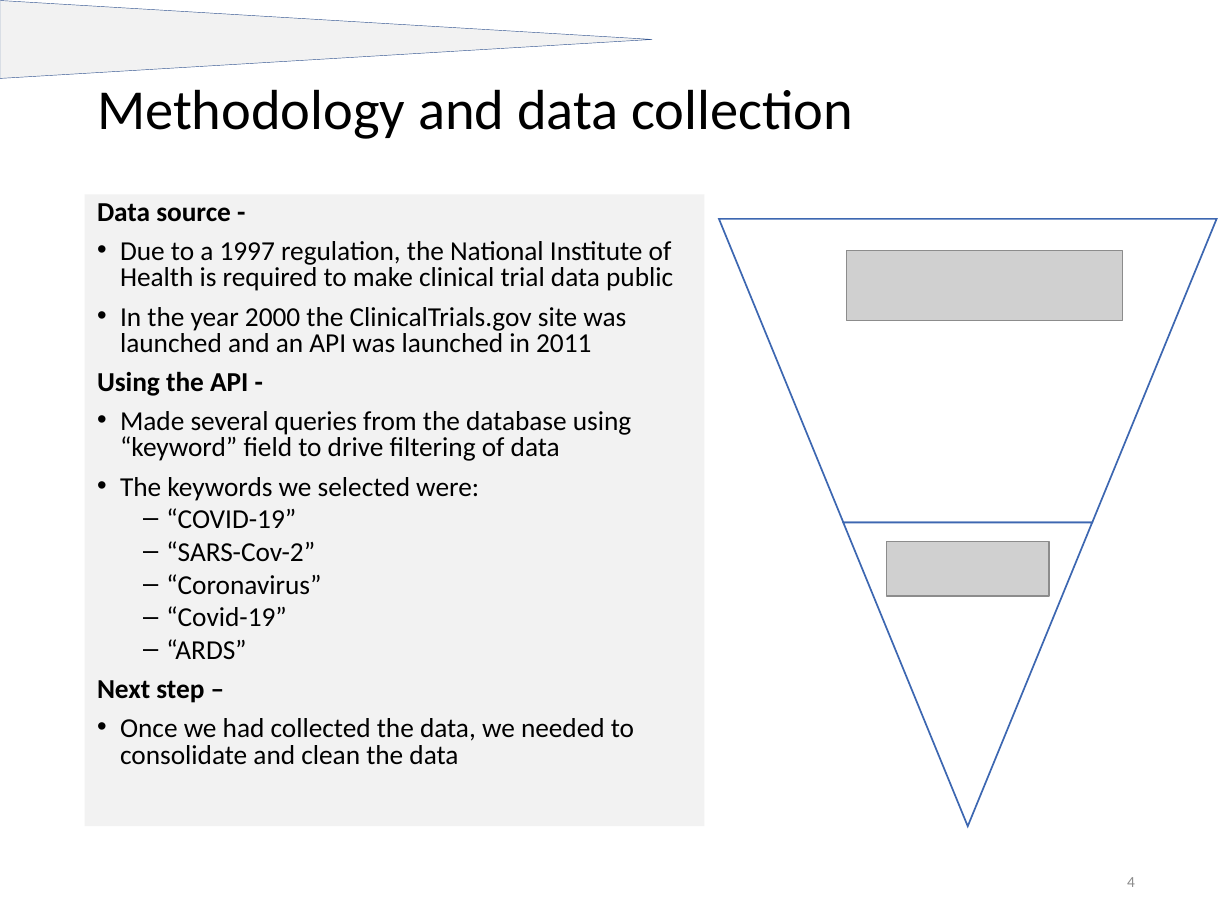
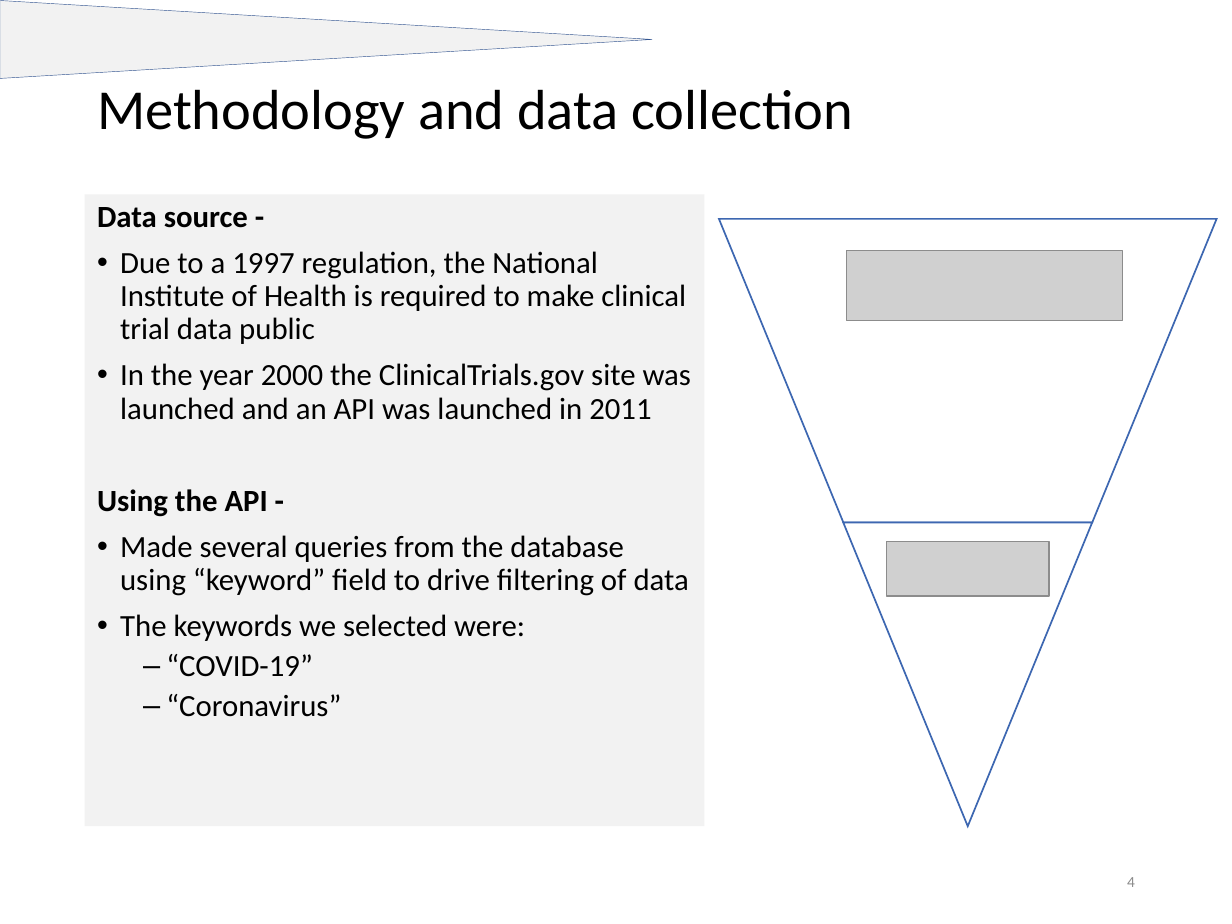
Before and after one commit to nick-nasse/pyd-pyper, a slide deck: slide 4 of 200729 Clinical Trials Analysis_v2.pptx. Drawn at 1232x924 pixels with LibreOffice and Linux fonts; fonts in the diff are those of the drawing; grey boxes stand for pictures. Boxes give left, top, right and bottom in pixels: in the first picture for what was removed or moved away, otherwise in the second. Text is boxed around its words. In the diff, an @@ line names an element or a change of style, - is before the commit and + after.

```diff
--- a/200729 Clinical Trials Analysis_v2.pptx
+++ b/200729 Clinical Trials Analysis_v2.pptx
@@ text "Data source -" at (85, 195, 705, 827): size 16 to 18 pt; line spacing 0.8 to 0.9 @@
@@ text at (166, 541, 315, 561): paragraph removed @@
-  ‒ “SARS-Cov-2”
@@ text at (97, 606, 634, 765): paragraphs removed @@
-  ‒ “Covid-19”
-  ‒ “ARDS”
-Next step –
-• Once we had collected the data, we needed to consolidate and clean the data
```
Also in this commit, not shown: 11 other slides changed, 1 slide added.
